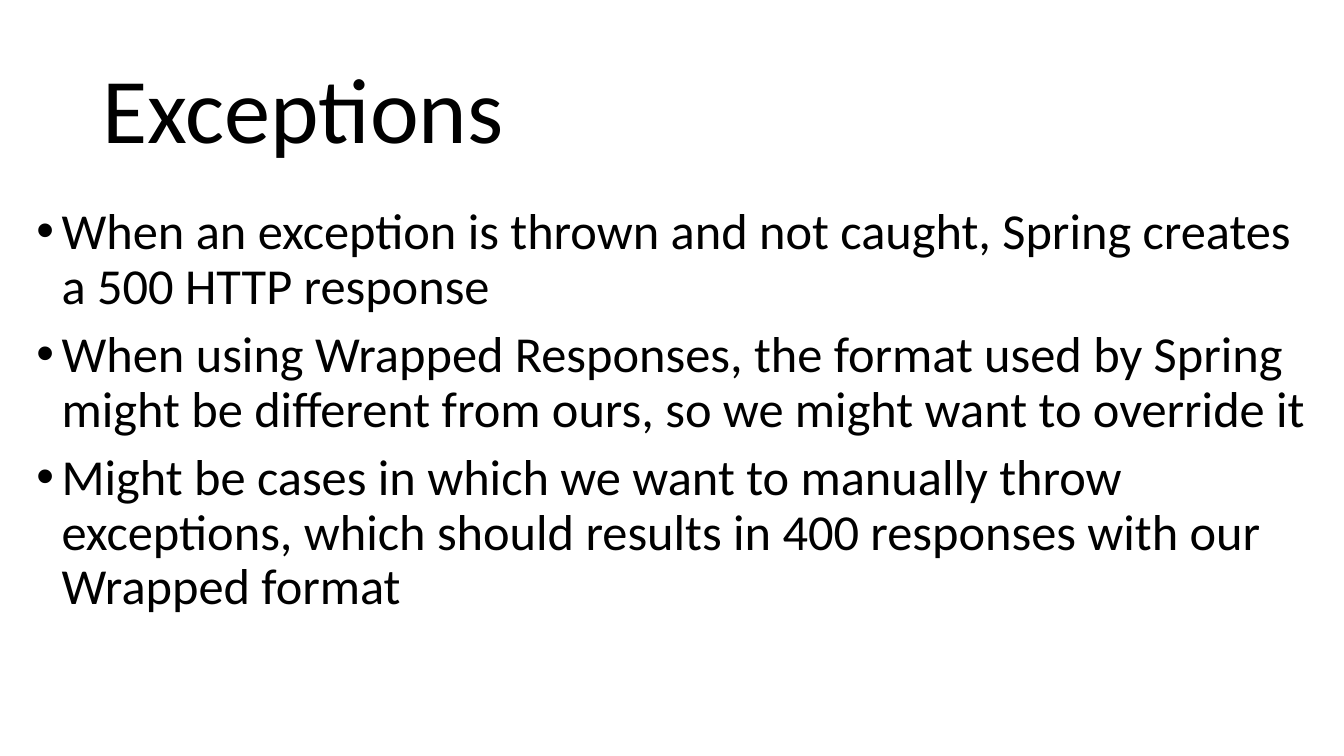
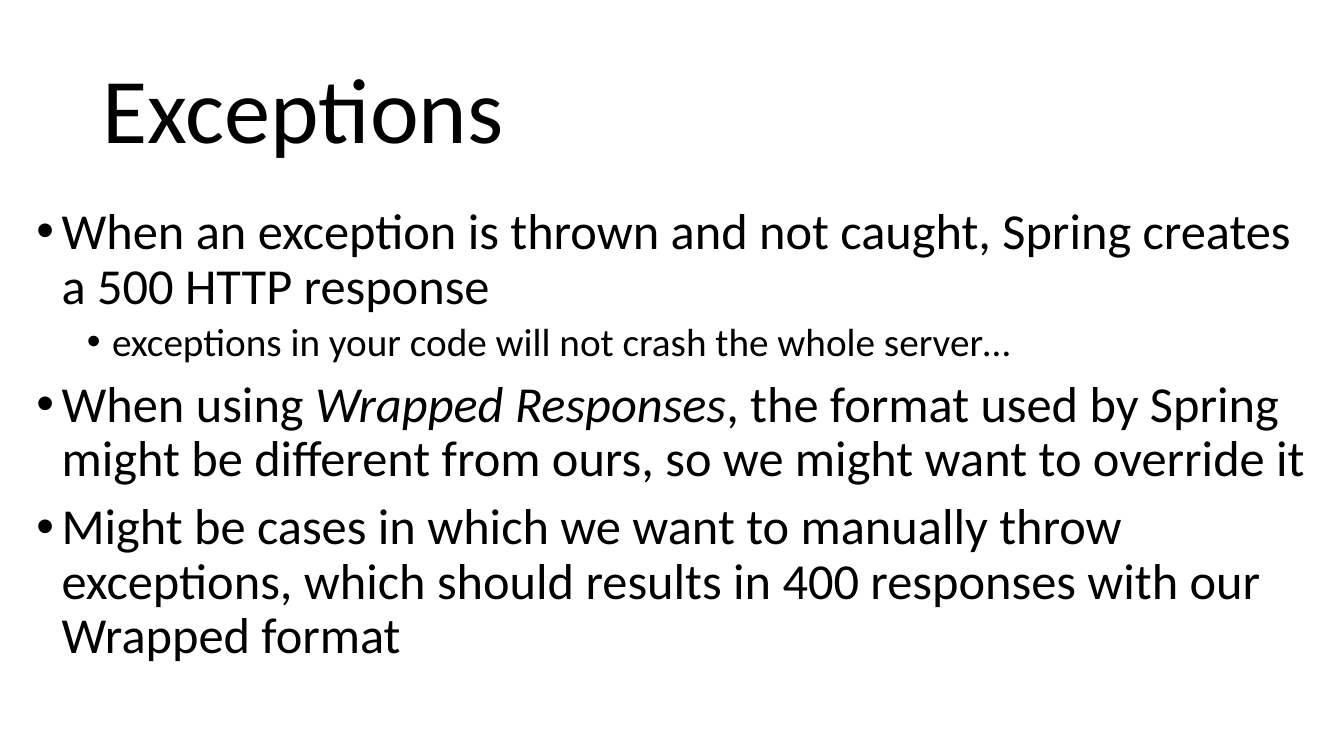
Before and after one commit to arcuri82/testing_security_development_enterprise_systems, a slide deck: slide 11 of doc/advanced/slides/lesson_04.pptx. Drawn at 1344x756 pixels with LibreOffice and Linux fonts; fonts in the diff are those of the drawing. Boxes give left, top, right and bottom in pixels: in the first picture for what was removed or moved away, otherwise in the second. Text is boxed around its words. In the diff, an @@ line names an element or a change of style, - is before the commit and + after.

```diff
--- a/doc/advanced/slides/lesson_04.pptx
+++ b/doc/advanced/slides/lesson_04.pptx
@@ text at [112, 328, 1010, 363]: paragraph added @@
+  • exceptions in your code will not crash the whole server…
@@ text at [62, 387, 1304, 485]: italic on in "Wrapped Responses," @@
```
Also in this commit, not shown: 2 other slides changed, 1 slide added, 2 other files.
